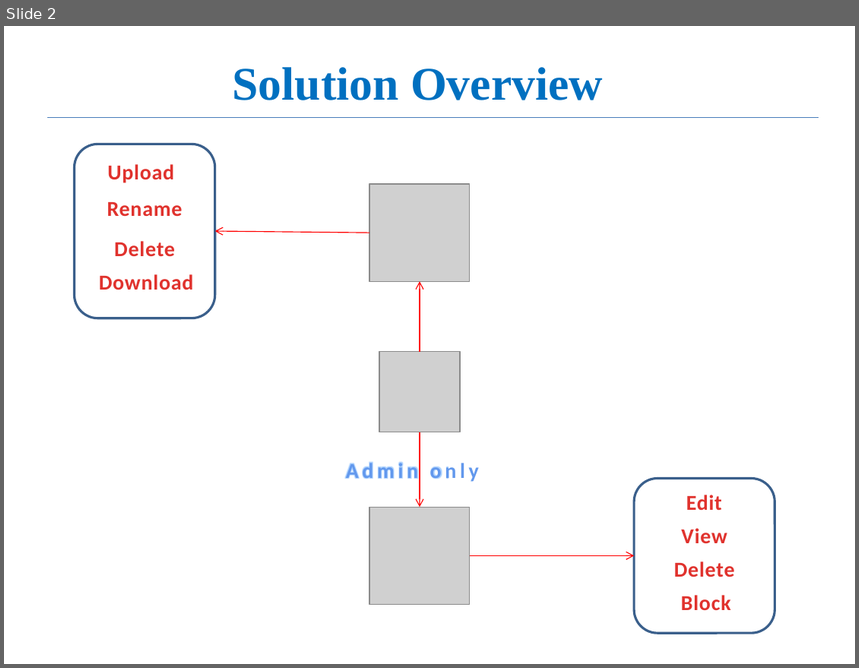
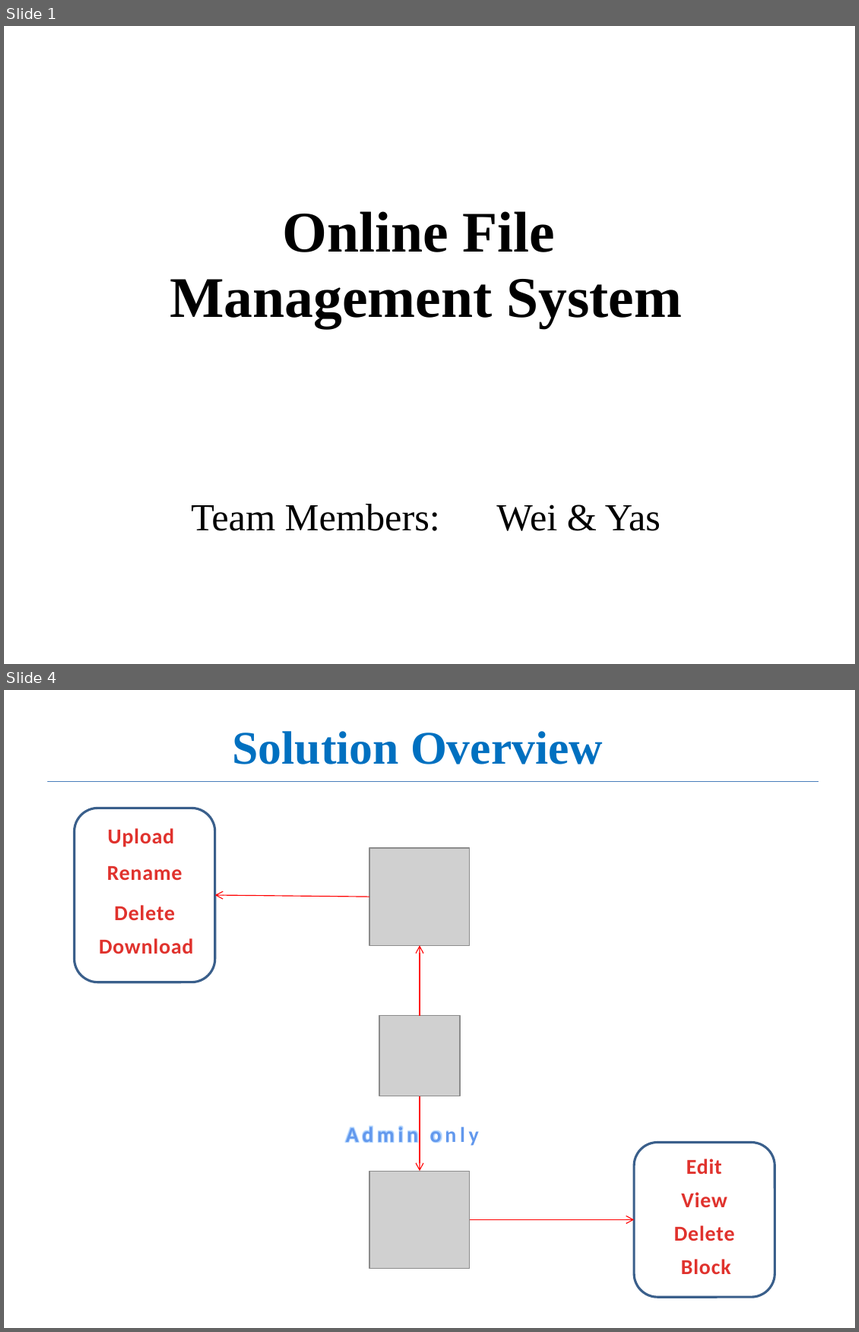
Before and after one commit to yassiejoon/PHPOnlineManagementSystem, a slide deck: documents/php_ofms.pptx. Shown one above the other, each under a label of ours: slide 2 before the commit, slides 1 and 4 after it; the slides between them are not shown. The pictures are 859x668 and 859x1332 pixels, drawn with LibreOffice and Linux fonts; fonts in the diff are those of the drawing; grey boxes stand for pictures. Boxes give left, top, right and bottom in pixels: in the first picture for what was removed or moved away, otherwise in the second. Text is boxed around its words. In the diff, an @@ line names an element or a change of style, - is before the commit and + after.

```diff
--- a/documents/php_ofms.pptx
+++ b/documents/php_ofms.pptx
@@ slide 1 added at [4,26,855,664], background #FFFFFF @@
@@ title added at [170,211,682,531], 48.6 pt, text #000000, bold @@
+Online File
+Management System
+Team Members: Wei & Yas
@@ what was slide 2 is now slide 4 @@
```
Also in this commit, not shown: 1 slide changed, 7 other slides added.
